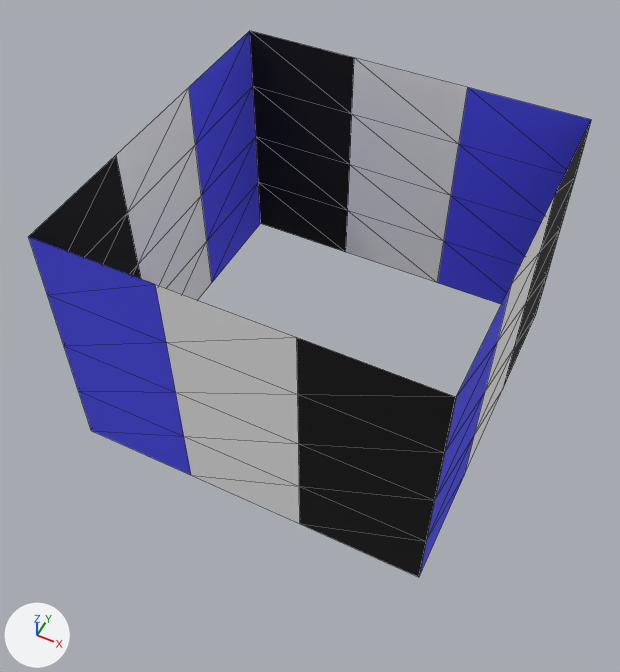
Two versions of the FBX model GraduationProject/Assets/Main/Model/Eraser/erasercover.FBX, one commit apart.
Rendered twice from a 50 mm camera at (0.0531, -0.1146, 0.1554) aimed at (-0.0031, -0.0021, 0.0148). Arrows for +X, +Y and +Z are at lower left; the lights stay in place. Mesh edges are drawn as thin lines.
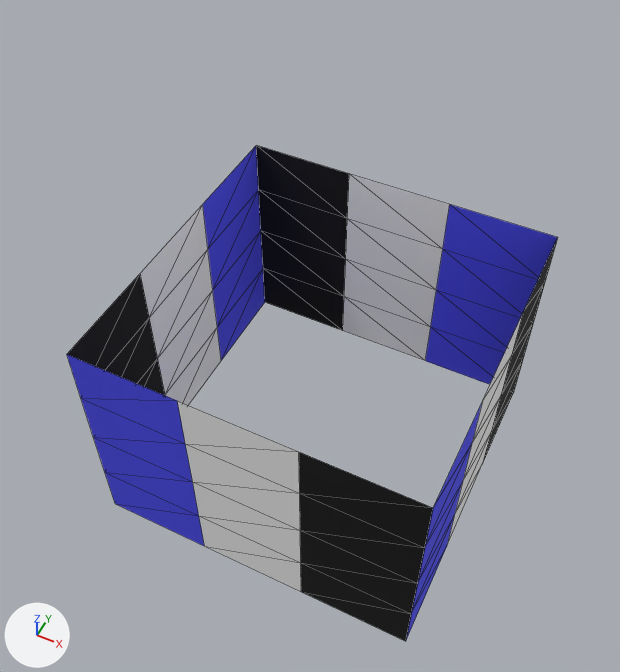
What differs and where, as boxes [x1, y1, x2, y2] in the pictures (620 x 672 px):
```json
{"object": "Plane001", "change": "moved, rescaled", "before": [29, 237, 456, 577], "after": [67, 355, 433, 641], "on screen": "14% narrower, 16% shorter"}
{"object": "Plane002", "change": "moved, rescaled", "before": [250, 31, 591, 304], "after": [256, 145, 558, 384], "on screen": "11% narrower, 12% shorter"}
{"object": "Plane004", "change": "recoloured, reshaped, moved, rescaled", "before": [28, 31, 260, 300], "after": [67, 146, 265, 405], "on screen": "15% narrower"}
{"object": "Plane003", "change": "moved, rescaled", "before": [419, 122, 591, 576], "after": [406, 240, 557, 639], "on screen": "12% narrower, 12% shorter"}
{"part": 1, "of": "me_mesh", "change": "recoloured", "before": [419, 286, 511, 576], "after": [67, 274, 165, 395]}
{"part": 2, "of": "me_mesh", "change": "recoloured", "before": [503, 122, 591, 388], "after": [203, 146, 265, 361]}
```

Scene script edits in JSON lines:
```json
{"block": "me_mesh", "where": "me_mesh.from_pydata(...)  # 20 vertices, 24 faces; spans x -1.1..1.1, y -1.5..1.5, z 0.0"}
{"block": "me_mesh", "where": "# used by ob_plane003; location = (0.0381, 0.0, 0.0305); rotation_euler = (0.0, 1.571, 0.0), in degrees (0, 90, 0); scale = (0.0254, 0.0254, 0.0254)"}
{"block": "me_mesh", "change": "me_mesh part 1: all 8 faces that had it switch from mat_erasercover2 (blue #4f4fff) to mat_erasercover3 (black #000000)"}
{"block": "me_mesh", "change": "me_mesh part 2: all 8 faces that had it switch from mat_erasercover3 (black #000000) to mat_erasercover2 (blue #4f4fff)"}
{"op": "add", "block": "ob_plane003", "code": "ob_plane003.parent = ob_pointer"}
{"op": "set", "path": "ob_plane003.location", "old": "(0.0381, 0.0, 0.0305)", "new": "(1.5, 0.0, 0.0)"}
{"op": "set", "path": "ob_plane003.scale", "old": "(0.0254, 0.0254, 0.0254)", "new": "(1.0, 1.0, 1.0)"}
{"op": "add", "block": "ob_plane001", "code": "ob_plane001.parent = ob_pointer"}
{"op": "set", "path": "ob_plane001.location", "old": "(0.0, -0.0381, 0.0305)", "new": "(0.0, -1.5, 0.0)"}
{"op": "set", "path": "ob_plane001.scale", "old": "(0.0254, 0.0254, 0.0254)", "new": "(1.0, 1.0, 1.0)"}
{"op": "set", "path": "ob_plane004", "old": "bpy.data.objects.new('Plane004', me_mesh_003)", "new": "bpy.data.objects.new('Plane004', me_mesh)"}
{"op": "add", "block": "ob_plane004", "code": "ob_plane004.parent = ob_pointer"}
{"op": "set", "path": "ob_plane004.location", "old": "(-0.0381, 0.0, 0.0305)", "new": "(-1.5, 0.0, 0.0)"}
{"op": "set", "path": "ob_plane004.scale", "old": "(0.0254, 0.0254, 0.0254)", "new": "(1.0, 1.0, 1.0)"}
{"op": "add", "block": "ob_plane002", "code": "ob_plane002.parent = ob_pointer"}
{"op": "set", "path": "ob_plane002.location", "old": "(0.0, 0.0381, 0.0305)", "new": "(0.0, 1.5, 0.0)"}
{"op": "set", "path": "ob_plane002.scale", "old": "(0.0254, 0.0254, 0.0254)", "new": "(1.0, 1.0, 1.0)"}
{"op": "add", "block": "ob_pointer", "code": ["ob_pointer = bpy.data.objects.new('Pointer', None)", "ob_pointer.location = (0.0, 0.0, 0.0)", "ob_pointer.scale = (0.0254, 0.0254, 0.0254)"]}
```
